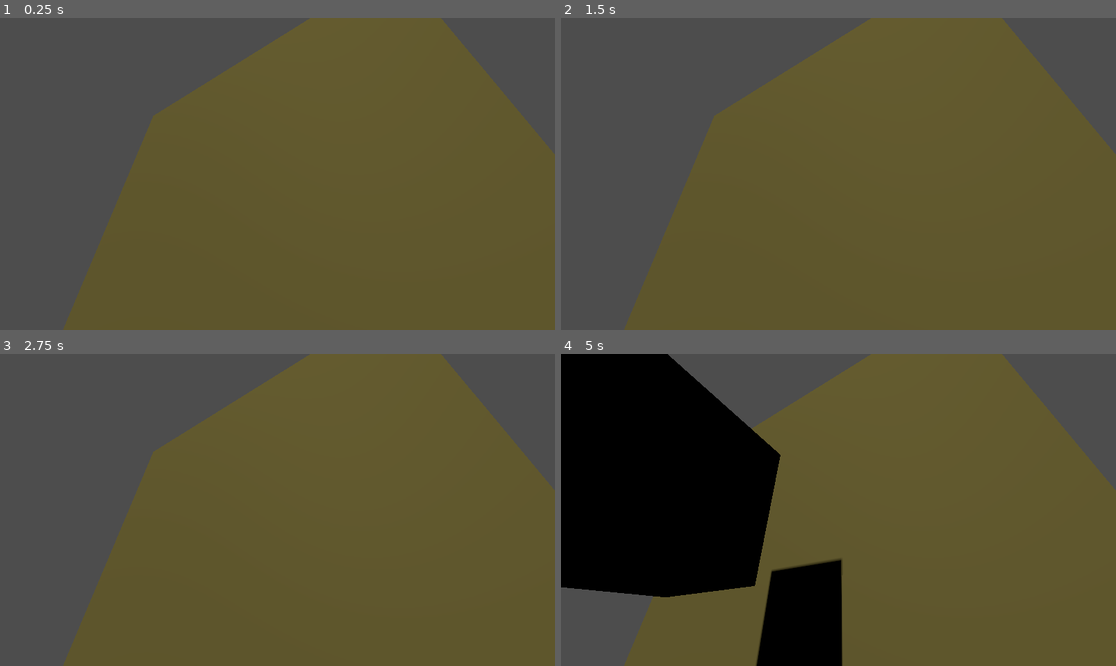
Above: before the commit, frames 1-4 (two rows, left to right).
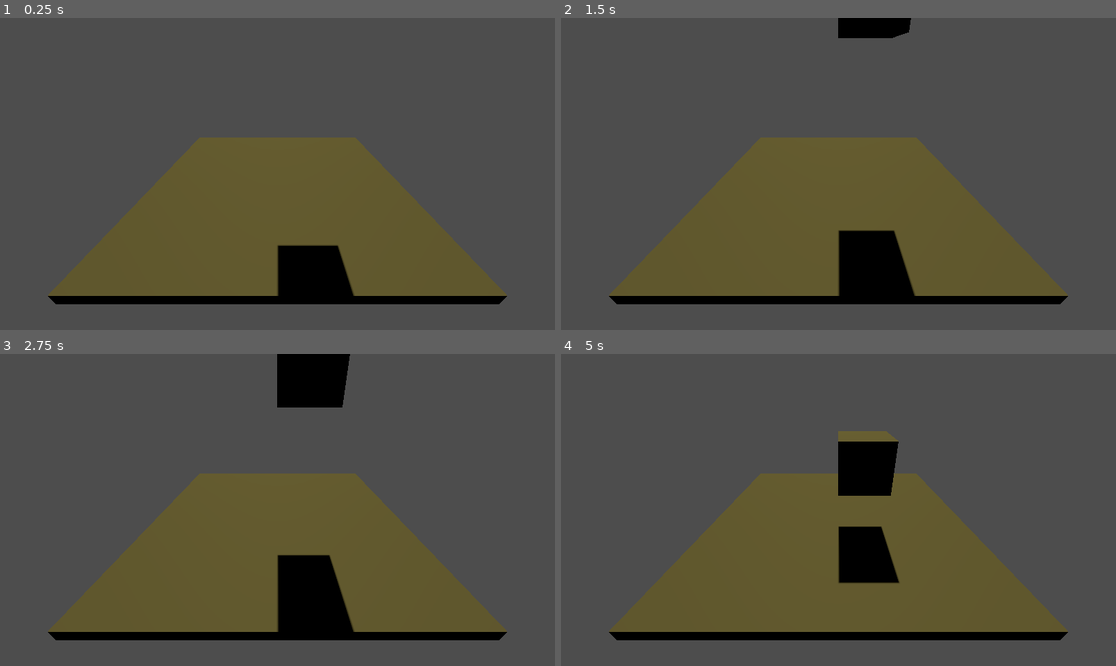
Above: after the commit, the same moments.

Repository: tuvshinerdene1/GameDevCourse2025
Game: Godot game, scene res://main.tscn
Two runs of this game, one before a commit and one after it. Both use one fixed random seed, a clock stepped at 60 frames per second and the inputs below.
Inputs:
- Up to frame 1 (0.25 s): no input
- Up to frame 2 (1.5 s): tap Enter at 0.5 s; tap Space at 1.25 s
- Up to frame 3 (2.75 s): no input
- Up to frame 4 (5 s): tap Enter at 2.75, 4.25 s; tap Space at 3.5 s

The runs differ from the first frame. In frame 1, 44% of the frame differs, in the area x 8-100%, y 0-100%; in frame 2, 45%; in frame 3, 45%; in frame 4, 69%, in the area x 0-100%, y 0-100%.

Commit message:
reworked camera

Diff:
--- a/3d-tetris/blocks/block.tscn
+++ b/3d-tetris/blocks/block.tscn
@@ -30,6 +30,7 @@
 	isOnGround = true
 
 func _on_area_3d_body_entered(body: Node3D) -> void:
+	hit.emit()
 	print(\"hit!!\")
 	_stop()
 "
--- a/3d-tetris/main.tscn
+++ b/3d-tetris/main.tscn
@@ -26,7 +26,7 @@
 shadow_enabled = true
 
 [node name="Camera3D" type="Camera3D" parent="."]
-transform = Transform3D(0.866025, 0.25, 0.433013, -0.5, 0.433013, 0.75, 0, -0.866025, 0.5, 20, 18, 12)
+transform = Transform3D(1, 0, 0, 0, 0.866025, 0.5, 0, -0.5, 0.866025, 0, 27, 45)
 
 [node name="spawnPoint" type="Node3D" parent="."]
 transform = Transform3D(1, 0, 0, 0, 1, 0, 0, 0, 1, 5, 40, 5)
